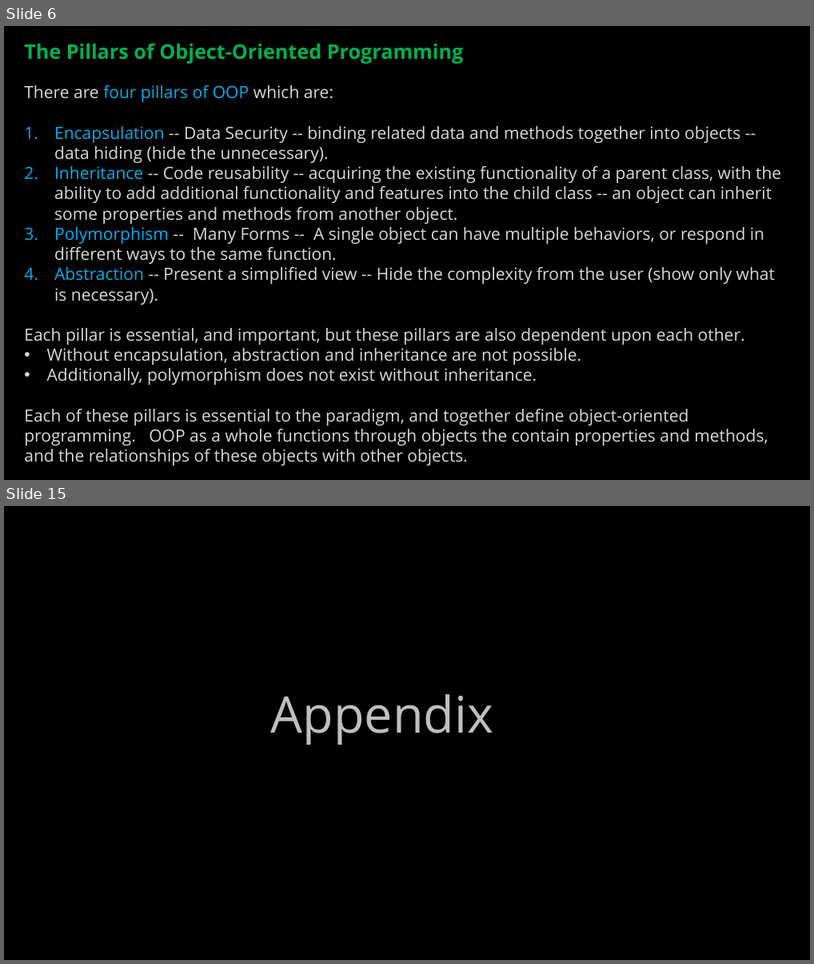
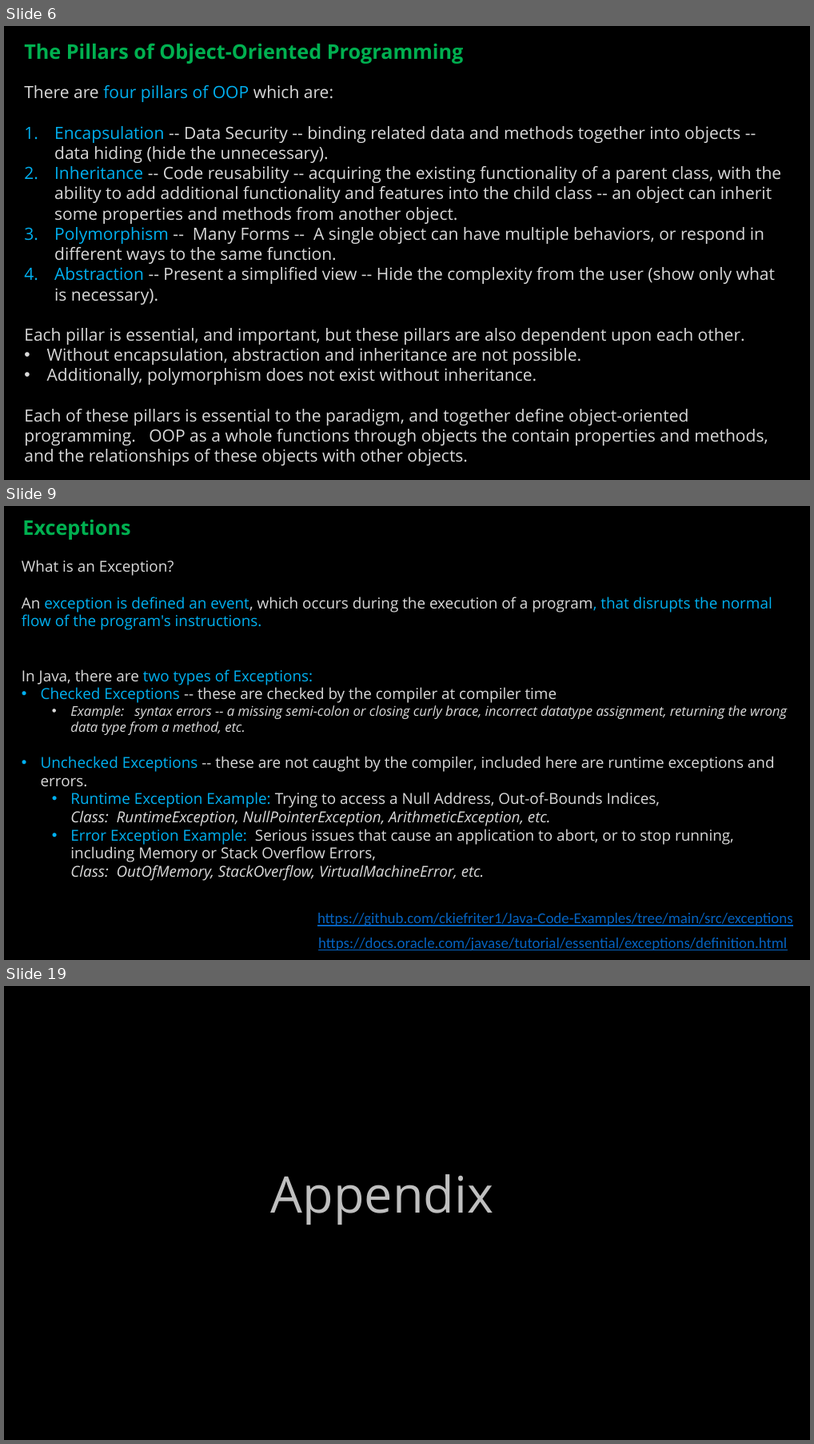
Before and after one commit to ckiefriter1/PT-BESD, a slide deck: Week5/BESD Week 5.pptx. Shown one above the other, each under a label of ours: slides 6 and 15 before the commit, slides 6, 9 and 19 after it; the slides between them are not shown. The pictures are 814x964 and 814x1444 pixels, drawn with LibreOffice and Linux fonts; fonts in the diff are those of the drawing. Boxes give left, top, right and bottom in pixels: in the first picture for what was removed or moved away, otherwise in the second. Text is boxed around its words. In the diff, an @@ line names an element or a change of style, - is before the commit and + after.

```diff
--- a/Week5/BESD Week 5.pptx
+++ b/Week5/BESD Week 5.pptx
@@ slide 9 added at [4, 506, 810, 960], background #000000 @@
@@ text added at [22, 520, 130, 540], 24 pt, text #00B050, bold @@
+Exceptions
@@ text added at [22, 560, 787, 880], 18 pt, text #D9D9D9 @@
+What is an Exception?
+An exception is defined an event, which occurs during the execution of a program, that disrupts the normal flow of the program's instructions.
+In Java, there are two types of Exceptions:
+• Checked Exceptions -- these are checked by the compiler at compiler time
+  • Example: syntax errors -- a missing semi-colon or closing curly brace, incorrect datatype assignment, returning the wrong data type from a method, etc.
+• Unchecked Exceptions -- these are not caught by the compiler, included here are runtime exceptions and errors.
+  • Runtime Exception Example: Trying to access a Null Address, Out-of-Bounds Indices,
+    Class: RuntimeException, NullPointerException, ArithmeticException, etc.
+  • Error Exception Example: Serious issues that cause an application to abort, or to stop running, including Memory or Stack Overflow Errors,
+    Class: OutOfMemory, StackOverflow, VirtualMachineError, etc.
@@ text added at [318, 912, 794, 926], 18 pt, text #0563C1, underline @@
+https://github.com/ckiefriter1/Java-Code-Examples/tree/main/src/exceptions
@@ text added at [318, 937, 787, 950], 18 pt, text #0563C1, underline @@
+https://docs.oracle.com/javase/tutorial/essential/exceptions/definition.html
@@ what was slide 15 is now slide 19 @@
```
Also in this commit, not shown: 1 slide changed, 10 other slides added, 7 slides removed.
